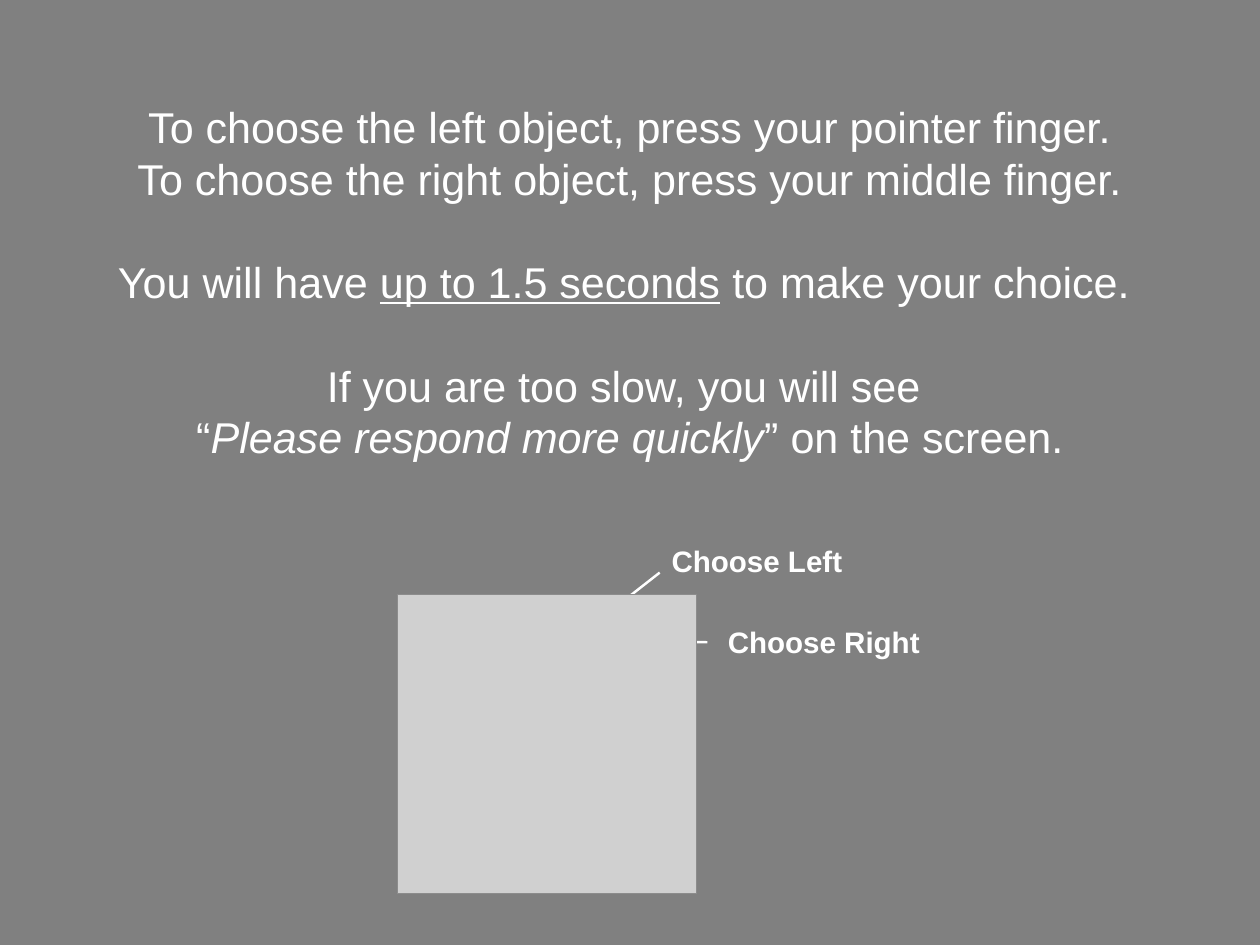
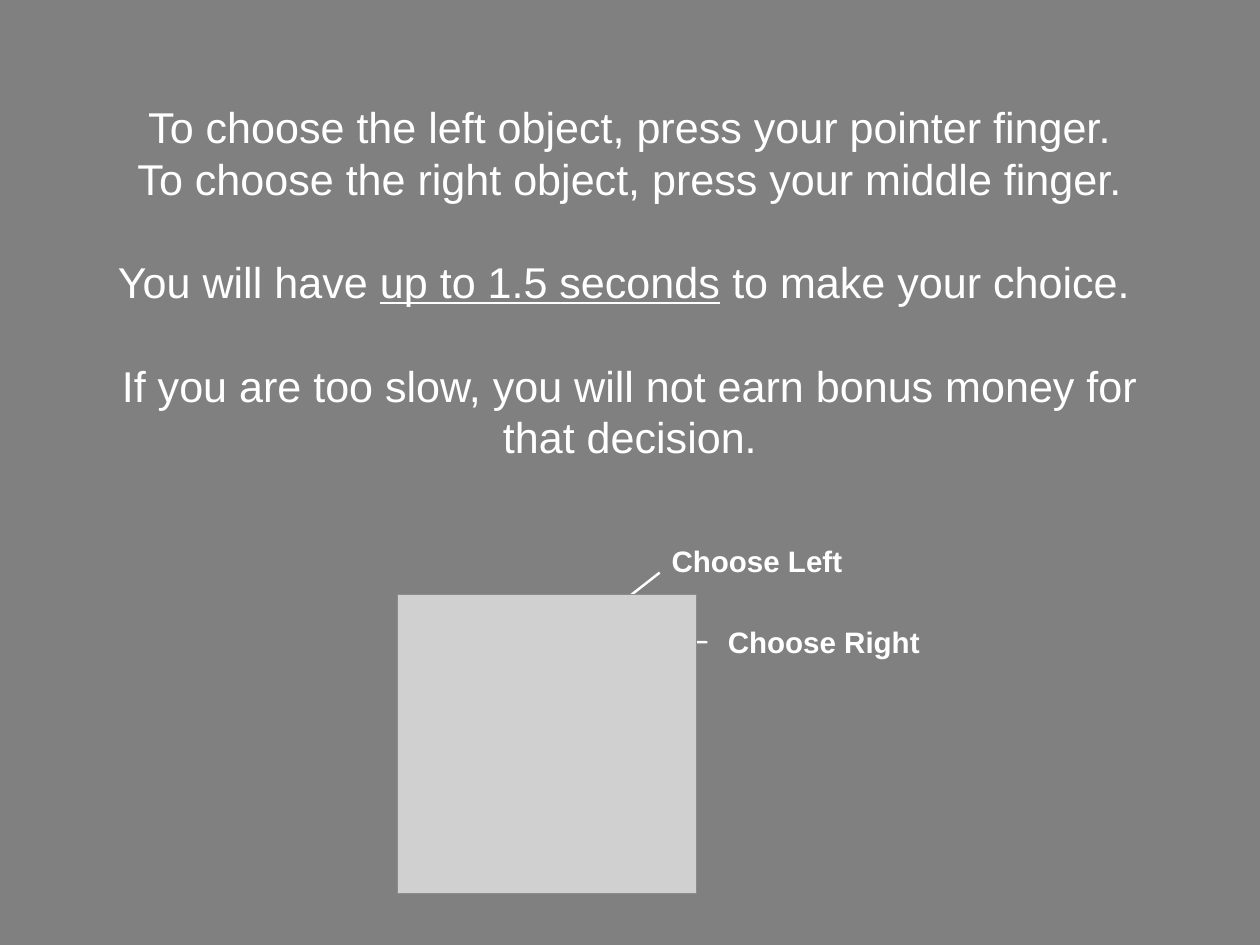
Before and after one commit to NatalieBiderman/Categories_fMRI_MTurk, a slide deck: slide 16 of static/Tools/fMRIDirections.pptx. Drawn at 1260x945 pixels with LibreOffice and Linux fonts; fonts in the diff are those of the drawing; grey boxes stand for pictures. Boxes give left, top, right and bottom in pixels: in the first picture for what was removed or moved away, otherwise in the second. Text is boxed around its words. In the diff, an @@ line names an element or a change of style, - is before the commit and + after.

```diff
--- a/static/Tools/fMRIDirections.pptx
+++ b/static/Tools/fMRIDirections.pptx
@@ subtitle at [122, 371, 1136, 454]: text changed @@
-If you are too slow, you will see
-“Please respond more quickly” on the screen.
+If you are too slow, you will not earn bonus money for that decision.
```
Also in this commit, not shown: 7 other slides changed, 18 other files.
